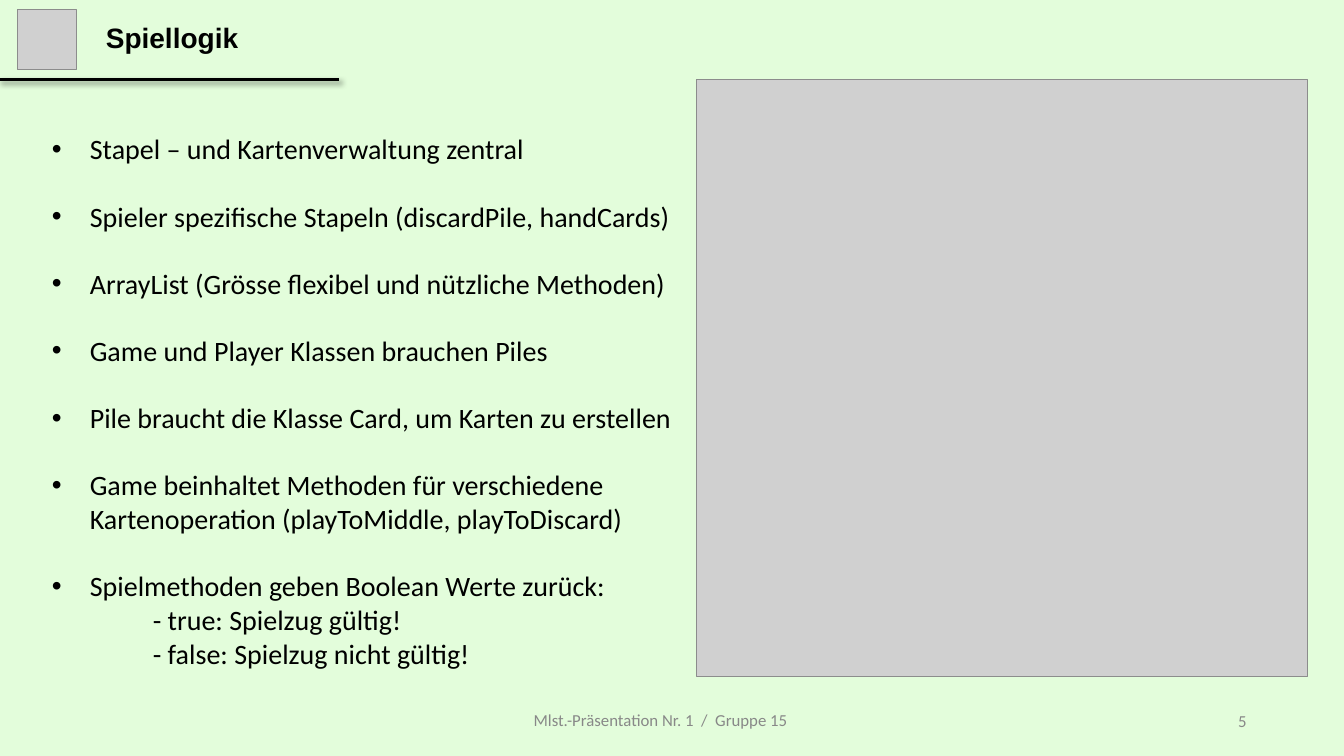
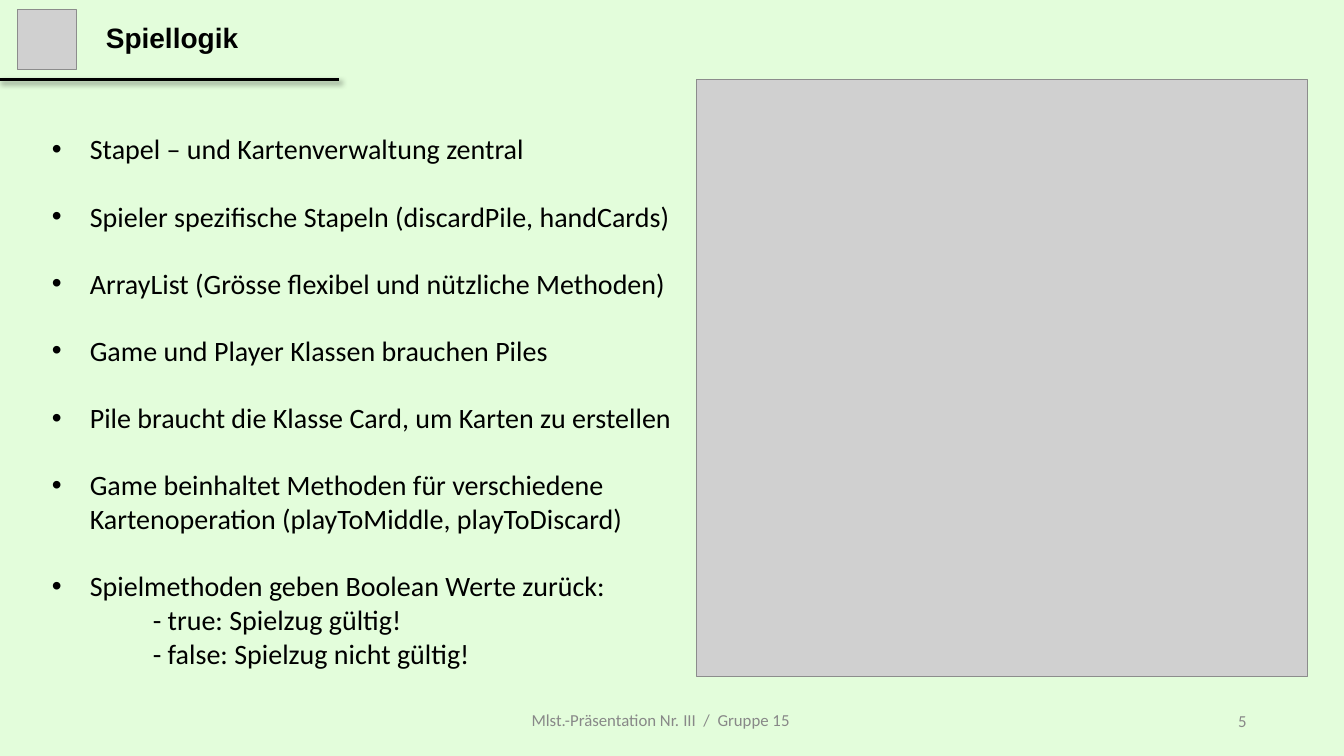
Before and after one commit to gjoyet/skipBo, a slide deck: slide 5 of 00_General/Presentation/MS 3/Presentation_Milestone_iii_Master.pptx. Drawn at 1344x756 pixels with LibreOffice and Linux fonts; fonts in the diff are those of the drawing; grey boxes stand for pictures. Boxes give left, top, right and bottom in pixels: in the first picture for what was removed or moved away, otherwise in the second. Text is boxed around its words. In the diff, an @@ line names an element or a change of style, - is before the commit and + after.

```diff
--- a/00_General/Presentation/MS 3/Presentation_Milestone_iii_Master.pptx
+++ b/00_General/Presentation/MS 3/Presentation_Milestone_iii_Master.pptx
@@ text at [532,714,789,729]: text changed @@
-Mlst.-Präsentation Nr. 1 / Gruppe 15
+Mlst.-Präsentation Nr. III / Gruppe 15
```
Also in this commit, not shown: 3 other slides changed.
